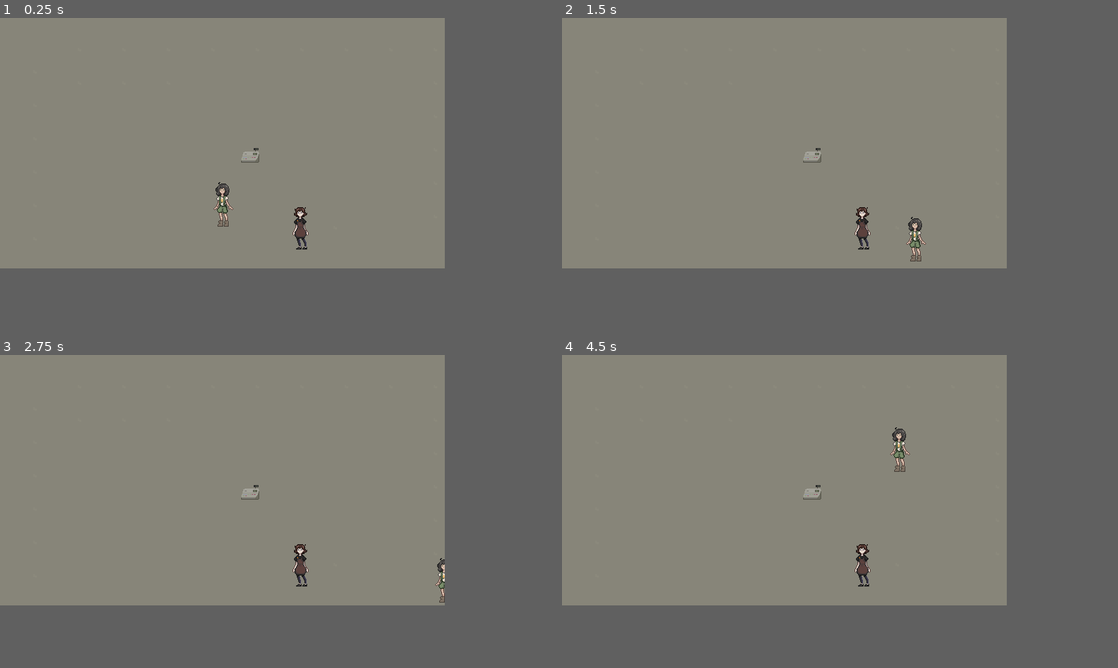
Above: before the commit, frames 1-4 (two rows, left to right).
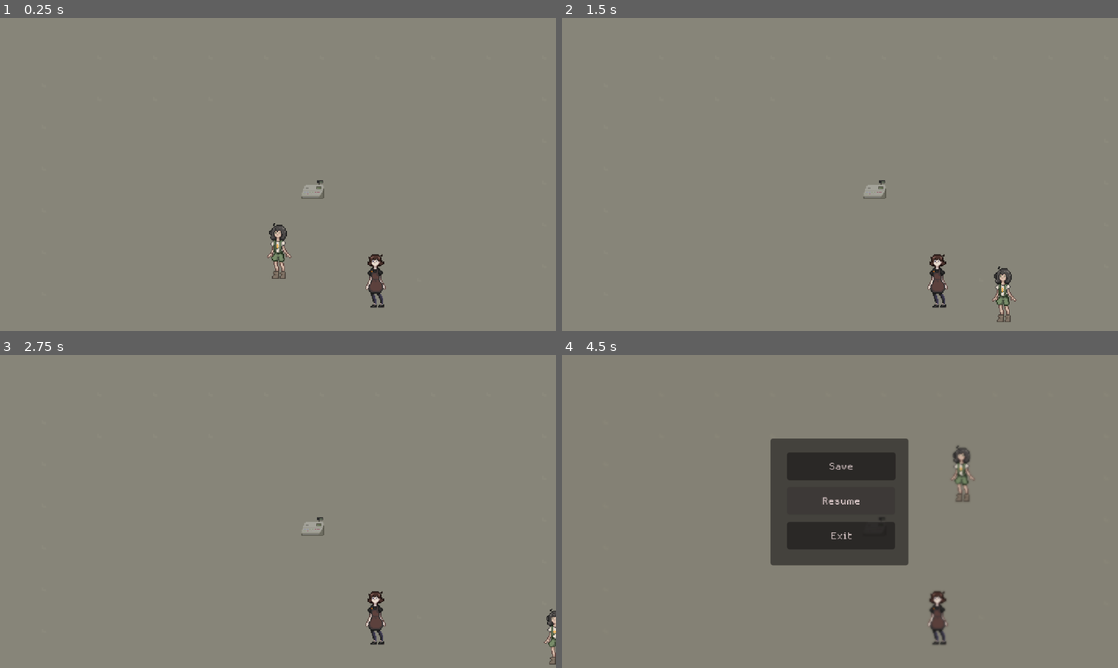
Above: after the commit, the same moments.

Repository: Fishfinna/Coffee-Please
Game: Godot game, scene res://scenes/rooms/coffee-shop.tscn
Two runs of this game, one before a commit and one after it. Both use one fixed random seed, a clock stepped at 60 frames per second and the inputs below.
Inputs:
- Up to frame 1 (0.25 s): no input
- Up to frame 2 (1.5 s): tap Enter at 0.5 s; hold Right (right) 0.53-1.28 s; hold S (down) from 1.28 s (still down)
- Up to frame 3 (2.75 s): tap Space at 2 s; release S (down) at 2.03 s; hold Right (right) from 2.03 s (still down)
- Up to frame 4 (4.5 s): release Right (right) at 2.78 s; hold W (up) 2.78-3.53 s; hold A (left) 3.53-4.25 s; tap Escape (pause) at 4.15 s; click "Resume" at 4.25 s
The window is 640x360 before the commit and 800x450 after it. Grey fills any space a smaller window leaves; there, only what the larger window draws over its background counts as a difference.

The runs differ from the first frame. In frame 1, 1.4% of the frame differs, in the area x 38-70%, y 41-93%; in frame 2, 1.4%; in frame 3, 1.1%; in frame 4, 11%, in the area x 37-75%, y 23-93%.

Commit message:
updated the menu and camera system

Diff:
--- a/project.godot
+++ b/project.godot
@@ -34,8 +34,8 @@
 window/size/viewport_height=360
 window/size/transparent=true
 window/size/sharp_corners=true
-window/size/window_width_override=640
-window/size/window_height_override=360
+window/size/window_width_override=1280
+window/size/window_height_override=720
 window/stretch/mode="canvas_items"
 
 [global_group]
--- /dev/null
+++ b/scenes/Game.tscn
@@ -0,0 +1,12 @@
+[gd_scene format=3 uid="uid://caeodaqay7wx6"]
+
+[ext_resource type="PackedScene" uid="uid://dbo33q6tr6sh0" path="res://scenes/rooms/coffee-shop.tscn" id="1_ibkli"]
+[ext_resource type="PackedScene" uid="uid://7jf6e4julwkk" path="res://scenes/ui/menus/pause_menu.tscn" id="1_qbsmt"]
+
+[node name="Game" type="Node2D" unique_id=1052908169]
+
+[node name="Coffee Shop" parent="." unique_id=1103702953 instance=ExtResource("1_ibkli")]
+
+[node name="Pause Menu" parent="." unique_id=250378609 instance=ExtResource("1_qbsmt")]
+
+[node name="camera" type="Camera2D" parent="." unique_id=1783741589]
--- a/scenes/ui/menus/pause_menu.tscn
+++ b/scenes/ui/menus/pause_menu.tscn
@@ -18,6 +18,50 @@
 tracks/0/interp = 1
 tracks/0/loop_wrap = true
 tracks/0/keys = {
+"handle_modes": PackedInt32Array(0),
+"points": PackedFloat32Array(0, -0.15, 0, 0.15, 0),
+"times": PackedFloat32Array(0)
+}
+tracks/1/type = "bezier"
+tracks/1/imported = false
+tracks/1/enabled = true
+tracks/1/path = NodePath("button_manager:modulate:r")
+tracks/1/interp = 1
+tracks/1/loop_wrap = true
+tracks/1/keys = {
+"handle_modes": PackedInt32Array(0),
+"points": PackedFloat32Array(0.9817568, -0.15, 0, 0.15, 0),
+"times": PackedFloat32Array(0)
+}
+tracks/2/type = "bezier"
+tracks/2/imported = false
+tracks/2/enabled = true
+tracks/2/path = NodePath("button_manager:modulate:g")
+tracks/2/interp = 1
+tracks/2/loop_wrap = true
+tracks/2/keys = {
+"handle_modes": PackedInt32Array(0),
+"points": PackedFloat32Array(0.8987799, -0.15, 0, 0.15, 0),
+"times": PackedFloat32Array(0)
+}
+tracks/3/type = "bezier"
+tracks/3/imported = false
+tracks/3/enabled = true
+tracks/3/path = NodePath("button_manager:modulate:b")
+tracks/3/interp = 1
+tracks/3/loop_wrap = true
+tracks/3/keys = {
+"handle_modes": PackedInt32Array(0),
+"points": PackedFloat32Array(0.900297, -0.15, 0, 0.15, 0),
+"times": PackedFloat32Array(0)
+}
+tracks/4/type = "bezier"
+tracks/4/imported = false
+tracks/4/enabled = true
+tracks/4/path = NodePath("button_manager:modulate:a")
+tracks/4/interp = 1
+tracks/4/loop_wrap = true
+tracks/4/keys = {
 "handle_modes": PackedInt32Array(0),
 "points": PackedFloat32Array(0, -0.15, 0, 0.15, 0),
 "times": PackedFloat32Array(0)
@@ -37,6 +81,50 @@
 "points": PackedFloat32Array(0, -0.15, 0, 0.15, 0, 0.8, -0.046976235, -0.13333334, 0, 0),
 "times": PackedFloat32Array(0, 0.2818574)
 }
+tracks/1/type = "bezier"
+tracks/1/imported = false
+tracks/1/enabled = true
+tracks/1/path = NodePath("button_manager:modulate:r")
+tracks/1/interp = 1
+tracks/1/loop_wrap = true
+tracks/1/keys = {
+"handle_modes": PackedInt32Array(0, 0),
+"points": PackedFloat32Array(0.9817568, -0.15, 0, 0.15, 0, 0.9817568, -0.04718449, 0, 0, 0),
+"times": PackedFloat32Array(0, 0.2)
+}
+tracks/2/type = "bezier"
+tracks/2/imported = false
+tracks/2/enabled = true
+tracks/2/path = NodePath("button_manager:modulate:g")
+tracks/2/interp = 1
+tracks/2/loop_wrap = true
+tracks/2/keys = {
+"handle_modes": PackedInt32Array(0, 0),
+"points": PackedFloat32Array(0.8987799, -0.15, 0, 0.15, 0, 0.8987799, -0.04718449, 0, 0, 0),
+"times": PackedFloat32Array(0, 0.2)
+}
+tracks/3/type = "bezier"
+tracks/3/imported = false
+tracks/3/enabled = true
+tracks/3/path = NodePath("button_manager:modulate:b")
+tracks/3/interp = 1
+tracks/3/loop_wrap = true
+tracks/3/keys = {
+"handle_modes": PackedInt32Array(0, 0),
+"points": PackedFloat32Array(0.900297, -0.15, 0, 0.15, 0, 0.900297, -0.04718449, 0, 0, 0),
+"times": PackedFloat32Array(0, 0.2)
+}
+tracks/4/type = "bezier"
+tracks/4/imported = false
+tracks/4/enabled = true
+tracks/4/path = NodePath("button_manager:modulate:a")
+tracks/4/interp = 1
+tracks/4/loop_wrap = true
+tracks/4/keys = {
+"handle_modes": PackedInt32Array(0, 0),
+"points": PackedFloat32Array(0, -0.15, 0, 0.15, 0, 1, -0.04718449, -0.16666667, 0, 0),
+"times": PackedFloat32Array(0, 0.2)
+}
 
 [sub_resource type="AnimationLibrary" id="AnimationLibrary_8uki6"]
 _data = {
@@ -57,7 +145,7 @@
 offset_bottom = 192.0
 
 [node name="button_manager" type="Control" parent="." unique_id=1392847875]
-modulate = Color(0.9818199, 0.8988141, 0.90041614, 1)
+modulate = Color(0.9817568, 0.8987799, 0.900297, 0)
 layout_mode = 3
 anchors_preset = 0
 offset_left = 8.0
--- a/scripts/ui/menus/pause_menu.gd
+++ b/scripts/ui/menus/pause_menu.gd
@@ -1,42 +1,42 @@
 extends CanvasLayer
 
-#func resume():
-	#get_tree().paused = false;
-	#$blur.play_backwards("blur")
-#
-#func pause():
-	#get_tree().paused = true;
-	#$blur.play("blur")
+@onready var blur_anim: AnimationPlayer = $blur
+var is_transitioning := false
 
-#func escape():
-	#if Input.is_action_just_pressed("exit_game") and get_tree().pause == false:
-		#pause()
-	#elif Input.is_action_just_pressed("exit_game") and get_tree().paused:
-		#resume()
-#
 func _ready():
 	hide()
 	process_mode = Node.PROCESS_MODE_ALWAYS
 
 func _input(event: InputEvent) -> void:
-	if event.is_action_pressed("pause"):
+	if event.is_action_pressed("pause") and not is_transitioning:
 		if get_tree().paused:
 			_resume_game()
 		else:
 			_pause_game()
 
 func _pause_game():
-	get_tree().paused = true
-	$blur.play("blur")
+	is_transitioning = true
 	show()
 
+	blur_anim.play("blur")
+	await blur_anim.animation_finished
+
+	get_tree().paused = true
+	is_transitioning = false
+
 func _resume_game():
+	is_transitioning = true
+
+	blur_anim.play_backwards("blur")
+	await blur_anim.animation_finished
+
+	hide()
 	get_tree().paused = false
-	$blur.play_backwards("blur")
-	hide()
+	is_transitioning = false
 
 func _on_resume_pressed() -> void:
-	_resume_game()
+	if not is_transitioning:
+		_resume_game()
 
 func _on_exit_pressed() -> void:
 	get_tree().quit()
